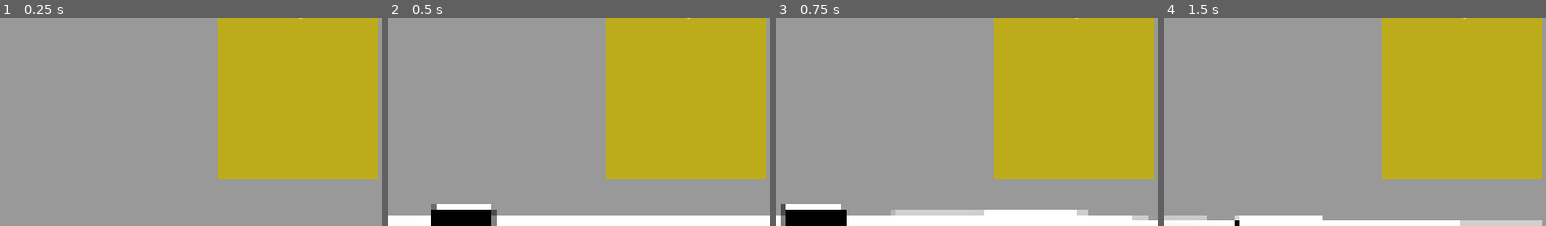
Above: before the commit, frames 1-4 (left to right).
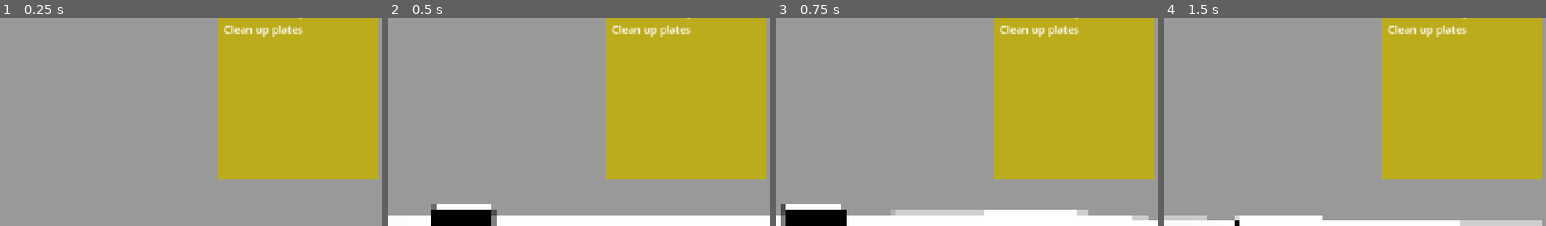
Above: after the commit, the same moments.

Repository: MichaelRRyan/gmtk-2026-countdown
Game: Godot game, scene res://Levels/Maicon/maicon_test_level.tscn
Two runs of this game, one before a commit and one after it. Both use one fixed random seed, a clock stepped at 60 frames per second and the inputs below. This scene is started directly instead of the project's main scene.
Inputs (mouse positions are % of the whole screen's width and height, from its top left):
- Up to frame 1 (0.25 s): no input
- Up to frame 2 (0.5 s): no input
- Up to frame 3 (0.75 s): move the mouse to (55, 48) at 0.52 s; press the mouse at (55, 48) at 0.53 s; hold W (move_forward) from 0.53 s (still down)
- Up to frame 4 (1.5 s): keep holding W (move_forward); tap Space (jump) at 0.77 s; move the mouse to (45, 49) at 1.27 s; release the mouse at (45, 49) at 1.28 s; click (45, 49) at 1.35 s
The pictures show only the part of the screen within x 48-98%, y 10-60%; the shares and areas given below are measured in that part.

The runs differ from the first frame. In frame 1, 0.6% of the frame differs, in the area x 58-80%, y 3-10%; in frame 2, 0.6%; in frame 3, 0.6%; in frame 4, 0.6%.

Commit message:
Adds clean up plates task.

Diff:
--- /dev/null
+++ b/Levels/Main/TaskObjects/task_plate_cleanup.gd
@@ -0,0 +1,22 @@
+extends TaskObjectBase
+class_name TaskPlateCleanup
+
+@onready var plates_container: Node3D = $Plates
+
+var plates: Array[Node3D]
+
+func _ready() -> void:
+	for child in plates_container.get_children():
+		if child is Node3D:
+			plates.append(child)
+
+func _perform_action() -> void:
+	_set_plate_visible(false)
+
+func _undo_action() -> void:
+	_set_plate_visible(true)
+
+func _set_plate_visible(is_visible: bool):
+	var interval: float = 1.0 / (plates.size() - 1)
+	var current_index: int = floor(interact_level_current / interval)
+	plates[current_index].visible = is_visible
--- /dev/null
+++ b/Levels/Main/TaskObjects/task_plate_cleanup.tscn
@@ -0,0 +1,53 @@
+[gd_scene format=3 uid="uid://blthaqm2hacyh"]
+
+[ext_resource type="Script" uid="uid://c3oslm2uh8fpn" path="res://Levels/Main/TaskObjects/task_plate_cleanup.gd" id="1_anno6"]
+[ext_resource type="PackedScene" uid="uid://nq0v5l4y7blh" path="res://Levels/Main/Objects/plate.glb" id="2_naraw"]
+
+[sub_resource type="PlaneMesh" id="PlaneMesh_cciay"]
+
+[sub_resource type="BoxShape3D" id="BoxShape3D_cciay"]
+size = Vector3(1.0244141, 0.44335938, 1.0019531)
+
+[node name="TaskPlateCleanup" type="Node3D" unique_id=1857819778]
+script = ExtResource("1_anno6")
+interact_delay_before_decrease = 0.0
+interact_decrease_rate = 0.2
+objective_text = "Clean up plates"
+metadata/_custom_type_script = "uid://c3oslm2uh8fpn"
+
+[node name="MeshInstance3D" type="MeshInstance3D" parent="." unique_id=2055351419]
+transform = Transform3D(0.5259603, 0, 0, 0, 1, 0, 0, 0, 0.5038756, 0, 0, 0)
+visible = false
+mesh = SubResource("PlaneMesh_cciay")
+
+[node name="Plates" type="Node3D" parent="." unique_id=1225727517]
+
+[node name="plate" parent="Plates" unique_id=1672264742 instance=ExtResource("2_naraw")]
+transform = Transform3D(0.5, 0, 0, 0, 0.4940683, -0.07678873, 0, 0.07678873, 0.4940683, -0.040503263, 0.05075988, 0.14199606)
+
+[node name="plate4" parent="Plates" unique_id=1022986365 instance=ExtResource("2_naraw")]
+transform = Transform3D(0.5, 0, 0, 0, 0.4940683, -0.07678873, 0, 0.07678873, 0.4940683, -0.17590651, 0.05075988, -0.108633816)
+
+[node name="plate5" parent="Plates" unique_id=1758830552 instance=ExtResource("2_naraw")]
+transform = Transform3D(0.4735226, -0.15864547, 0.024656883, 0.16055015, 0.46790507, -0.072722405, 0, 0.07678874, 0.49406835, -0.20037797, 0.08202934, 0.08476758)
+
+[node name="plate6" parent="Plates" unique_id=849023539 instance=ExtResource("2_naraw")]
+transform = Transform3D(0.49978736, 0.014408216, -0.0022393428, -0.014581159, 0.49385822, -0.07675607, 0, 0.07678873, 0.49406832, -0.008732483, 0.13210285, 0.08476758)
+
+[node name="plate7" parent="Plates" unique_id=592911470 instance=ExtResource("2_naraw")]
+transform = Transform3D(0.49978736, 0.014408216, -0.0022393425, 0.012837424, -0.47121257, -0.16671501, -0.006914526, 0.16658664, -0.47138208, 0.0044213384, 0.08749986, -0.16832805)
+
+[node name="plate8" parent="Plates" unique_id=156557005 instance=ExtResource("2_naraw")]
+transform = Transform3D(0.46476808, 0.13887346, -0.12126337, -0.10281899, 0.46821564, 0.14213473, 0.15303232, -0.10718304, 0.46378106, 0.22897322, 0.12502715, -0.06487158)
+
+[node name="plate2" parent="Plates" unique_id=1778917228 instance=ExtResource("2_naraw")]
+transform = Transform3D(0.5, 0, 0, 0, 0.4662701, 0.18053316, 0, -0.18053316, 0.4662701, 0.082308486, 0.06635909, -0.07774347)
+
+[node name="plate3" parent="Plates" unique_id=1022069484 instance=ExtResource("2_naraw")]
+transform = Transform3D(0.5, 0, 0, 0, -0.45735896, 0.20204651, 0, -0.20204651, -0.45735896, 0.19525066, 0.06635909, 0.12199685)
+
+[node name="Area3D" type="RigidBody3D" parent="." unique_id=1690107167]
+
+[node name="CollisionShape3D" type="CollisionShape3D" parent="Area3D" unique_id=2122158500]
+transform = Transform3D(1, 0, 0, 0, 1, 0, 0, 0, 1, 0.012207031, 0.21777344, -0.0009765625)
+shape = SubResource("BoxShape3D_cciay")
--- a/Levels/Vlad/vlads_test_level.tscn
+++ b/Levels/Vlad/vlads_test_level.tscn
@@ -6,6 +6,7 @@
 [ext_resource type="PackedScene" uid="uid://cu0kdxy5t7fgl" path="res://Features/Player/HUD/hud.tscn" id="3_yybwl"]
 [ext_resource type="PackedScene" uid="uid://7hyr6mum3j6q" path="res://Levels/Vlad/equippable_object_sample.tscn" id="5_nxwrc"]
 [ext_resource type="PackedScene" uid="uid://bk2kq5e62xjx3" path="res://Features/Interactables/HidingSpot/HidingSpot.tscn" id="6_rbe7r"]
+[ext_resource type="PackedScene" uid="uid://blthaqm2hacyh" path="res://Levels/Main/TaskObjects/task_plate_cleanup.tscn" id="7_4juuq"]
 
 [node name="VladsTestLevel" type="Node3D" unique_id=1965605186]
 script = ExtResource("1_dm8bi")
@@ -52,3 +53,8 @@
 
 [node name="HidingSpot" parent="." unique_id=1844162814 instance=ExtResource("6_rbe7r")]
 transform = Transform3D(1, 0, 0, 0, 1, 0, 0, 0, 1, 6.2638955, 0.5, -2.7497091)
+
+[node name="TaskPlateCleanup" parent="." unique_id=1857819778 instance=ExtResource("7_4juuq")]
+transform = Transform3D(1, 0, 0, 0, 1, 0, 0, 0, 1, -5.1340437, 0.084232695, -0.9639044)
+interact_decrease_rate = 0.99
+interact_level_end = 1.0
Binary file added: Levels/Main/Objects/plate.glb
Not shown, added: Levels/Main/Objects/plate.glb.import
Not shown, added: Levels/Main/TaskObjects/task_plate_cleanup.gd.uid
